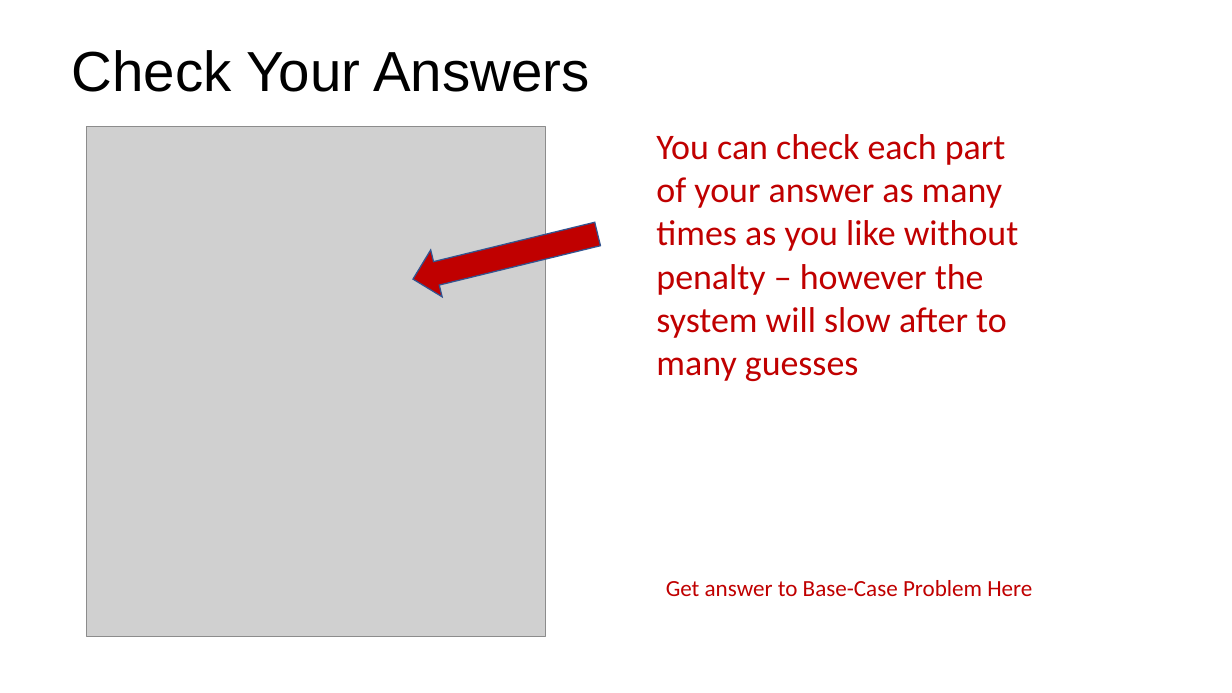
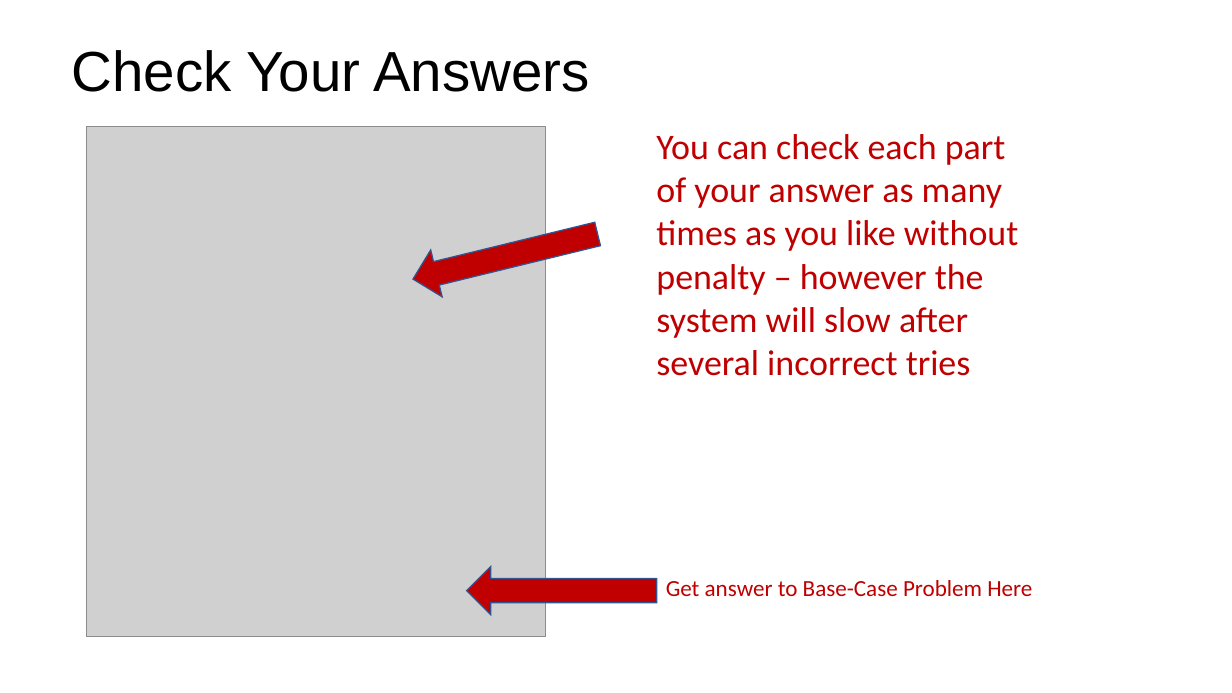
Before and after one commit to gwagnerj/QRP, a slide deck: slide 6 of Documentation/Using the QRhomework system for students v2.pptx. Drawn at 1232x693 pixels with LibreOffice and Linux fonts; fonts in the diff are those of the drawing; grey boxes stand for pictures. Boxes give left, top, right and bottom in pixels: in the first picture for what was removed or moved away, otherwise in the second. Text is boxed around its words. In the diff, an @@ line names an element or a change of style, - is before the commit and + after.

```diff
--- a/Documentation/Using the QRhomework system for students v2.pptx
+++ b/Documentation/Using the QRhomework system for students v2.pptx
@@ text at box(656, 134, 1019, 376): text changed @@
-You can check each part of your answer as many times as you like without penalty – however the system will slow after to many guesses
+You can check each part of your answer as many times as you like without penalty – however the system will slow after several incorrect tries
@@ left arrow added at box(467, 567, 657, 615), fill #C00000, outline #325491 1 pt @@
```
Also in this commit, not shown: 4 other slides changed, 2 other files.
